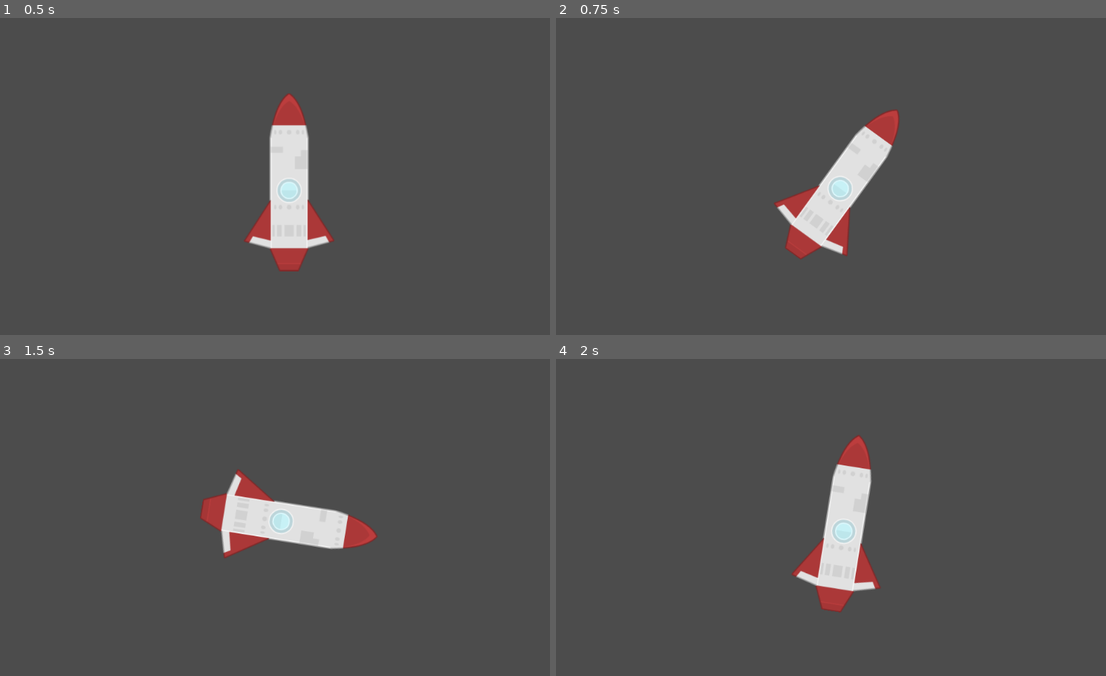
Above: before the commit, frames 1-4 (two rows, left to right).
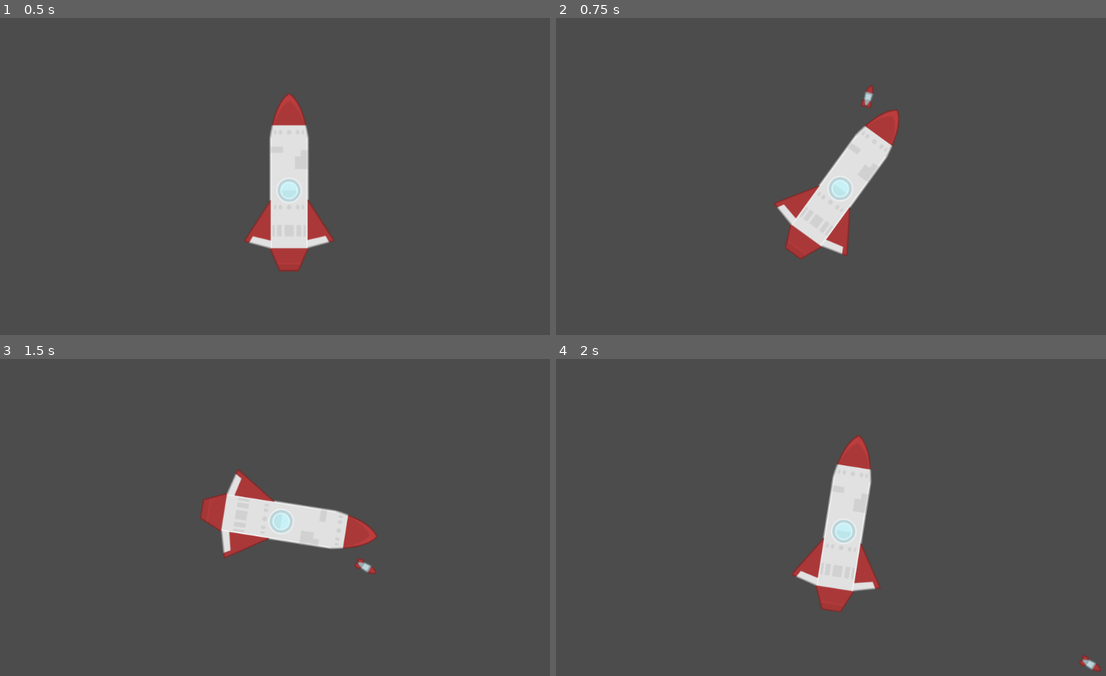
Above: after the commit, the same moments.

Repository: vtlanglois/Exercise-02a-Weapons
Game: Godot game, scene res://Game.tscn
The game is run twice, just before and just after one commit, with the same random seed, the same clock (stepped at 60 frames per second) and the same inputs.
Inputs:
- Up to frame 1 (0.5 s): no input
- Up to frame 2 (0.75 s): tap Enter at 0.5 s; hold D (right) from 0.53 s (still down); tap Space (shoot) at 0.6 s
- Up to frame 3 (1.5 s): release D (right) at 1.28 s; hold A (left) from 1.28 s (still down); tap Space (shoot) at 1.35 s
- Up to frame 4 (2 s): keep holding A (left)

Frame 1 is identical in both runs. In frame 2, 0.1% of the frame differs, in the area x 55-58%, y 21-29%; in frame 3, 0.1%; in frame 4, 0.1%, in the area x 95-100%, y 93-99%.

Commit message:
added missle

Diff:
--- a/Player.gd
+++ b/Player.gd
@@ -5,7 +5,7 @@
 var Weapons = null
 
 func _ready():
-	#Weapon = preload("res://Weapon.tscn")
+	Weapon = preload("res://Weapon.tscn")
 	pass
 
 func _physics_process(_delta):
--- /dev/null
+++ b/Weapon.gd
@@ -0,0 +1,9 @@
+extends Node2D
+
+
+var speed = 0.5
+var velocity = Vector2.ZERO
+
+func _physics_process(_delta):
+	velocity.y -= speed
+	position += velocity.rotated(rotation)
--- /dev/null
+++ b/Weapon.tscn
@@ -0,0 +1,10 @@
+[gd_scene load_steps=3 format=2]
+
+[ext_resource path="res://Weapon.gd" type="Script" id=1]
+[ext_resource path="res://Assets/rocket.png" type="Texture" id=2]
+
+[node name="Weapon" type="Node2D"]
+script = ExtResource( 1 )
+
+[node name="Sprite" type="Sprite" parent="."]
+texture = ExtResource( 2 )
